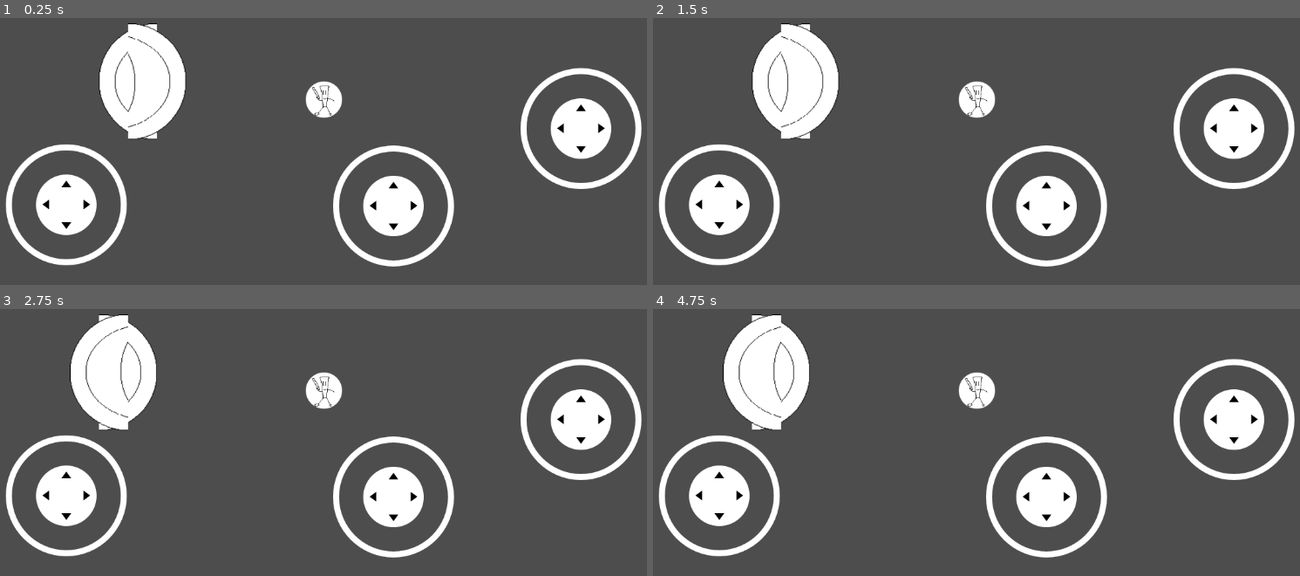
Above: before the commit, frames 1-4 (two rows, left to right).
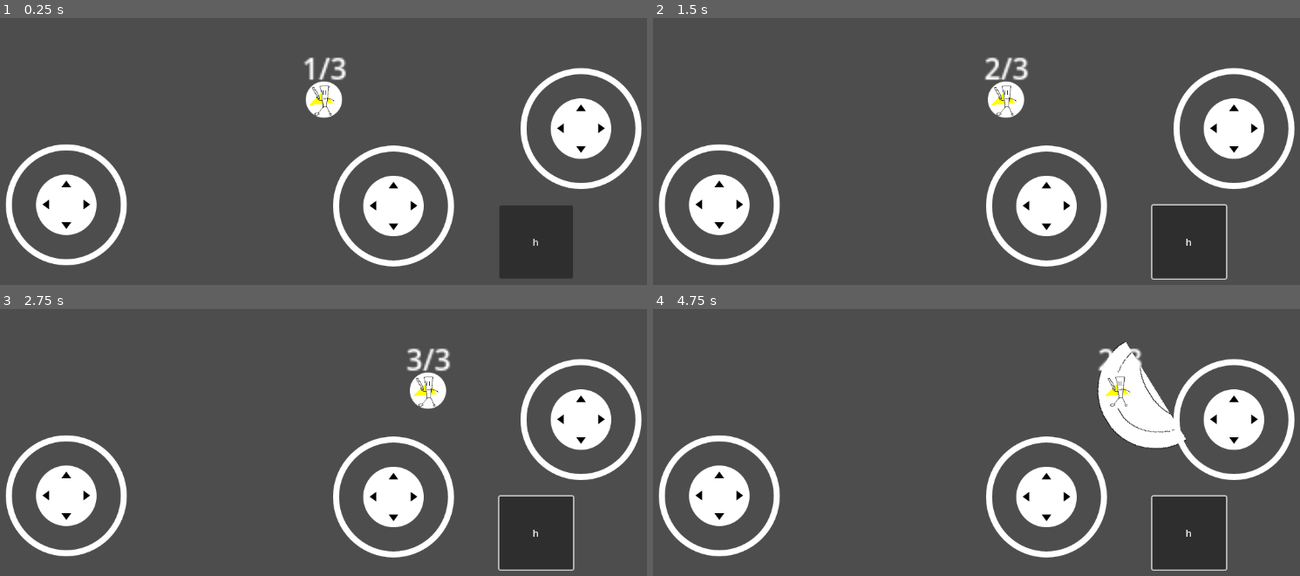
Above: after the commit, the same moments.

Repository: Treidexy/italianfighter
Game: Godot game, scene res://scenes/main.tscn
The game is run twice, just before and just after one commit, with the same random seed, the same clock (stepped at 60 frames per second) and the same inputs.
Inputs (mouse positions are in pixels of both pictures, inside the frame that each line leads up to):
- Up to frame 1 (0.25 s): no input
- Up to frame 2 (1.5 s): click (1190, 242) at 0.5 s, where only the run after the commit has a clickable "h"; tap Enter at 1.25 s; move the mouse to (1131, 79) at 1.27 s; hold D (right) from 1.28 s (still down); click (1131, 79) at 1.42 s
- Up to frame 3 (2.75 s): release D (right) at 2 s; drag from (187, 410) to (291, 469) at 2.02 s
- Up to frame 4 (4.75 s): move the mouse to (outside the picture) at 2.77 s; hold D (right) 2.78-3.5 s; click (outside the picture) at 2.92 s; drag from (944, 469) to (769, 333) at 3.52 s; move the mouse to (1183, 450) at 4.27 s; hold Left (left) from 4.28 s (still down); click (1183, 450) at 4.42 s

The runs differ from the first frame. In frame 1, 7.7% of the frame differs, in the area x 15-89%, y 1-98%; in frame 2, 9.1%; in frame 3, 9.2%; in frame 4, 11%, in the area x 10-89%, y 1-99%.
Error before the commit: Invalid access to property or key 'stat' on a base object of type 'Nil'. (res://scripts/player.gd:13)

Commit message:
hyper und super

Diff:
--- a/scenes/main.tscn
+++ b/scenes/main.tscn
@@ -1,15 +1,13 @@
 [gd_scene load_steps=4 format=3 uid="uid://can3foucqf1xq"]
 
-[ext_resource type="PackedScene" uid="uid://gkkaaufyce68" path="res://scenes/player.tscn" id="1_o5qli"]
-[ext_resource type="PackedScene" uid="uid://cf8nvevksle2l" path="res://scenes/troops/tung/tung_throw.tscn" id="3_sugp2"]
+[ext_resource type="PackedScene" uid="uid://gkkaaufyce68" path="res://scenes/troops/tung/tung_troop.tscn" id="1_o5qli"]
+[ext_resource type="Script" uid="uid://bmr36mnhgd4ds" path="res://scripts/player.gd" id="3_jyhfs"]
 [ext_resource type="PackedScene" uid="uid://dmr0fcamx7t56" path="res://addons/virtual_joystick/virtual_joystick_scene.tscn" id="4_jyhfs"]
 
 [node name="Node2D" type="Node2D"]
 
 [node name="Camera2D" type="Camera2D" parent="."]
 zoom = Vector2(3, 3)
-
-[node name="Player" parent="." instance=ExtResource("1_o5qli")]
 
 [node name="CanvasLayer" type="CanvasLayer" parent="."]
 
@@ -41,5 +39,18 @@
 action_up = "aim_super_up"
 action_down = "aim_super_down"
 
-[node name="TungThrow" parent="." instance=ExtResource("3_sugp2")]
-position = Vector2(-108, -10)
+[node name="Button" type="Button" parent="CanvasLayer"]
+offset_left = 866.0
+offset_top = 499.0
+offset_right = 988.0
+offset_bottom = 620.0
+text = "h"
+
+[node name="Player" type="Node" parent="." node_paths=PackedStringArray("TROOP")]
+script = ExtResource("3_jyhfs")
+TROOP = NodePath("TungTroop")
+metadata/_custom_type_script = "uid://bmr36mnhgd4ds"
+
+[node name="TungTroop" parent="Player" instance=ExtResource("1_o5qli")]
+
+[connection signal="pressed" from="CanvasLayer/Button" to="Player" method="_on_button_pressed"]
--- a/scenes/player.tscn
+++ /dev/null
@@ -1,25 +0,0 @@
-[gd_scene load_steps=5 format=3 uid="uid://gkkaaufyce68"]
-
-[ext_resource type="Texture2D" uid="uid://d27d4fmny001g" path="res://assets/circle.png" id="1_g2els"]
-[ext_resource type="Script" uid="uid://bmr36mnhgd4ds" path="res://scripts/player.gd" id="1_qhqgy"]
-[ext_resource type="Texture2D" uid="uid://cwwv4dlu1cm50" path="res://assets/troops/tung/tung.png" id="3_qlg0r"]
-
-[sub_resource type="CircleShape2D" id="CircleShape2D_g2els"]
-
-[node name="Player" type="CharacterBody2D"]
-motion_mode = 1
-script = ExtResource("1_qhqgy")
-metadata/_custom_type_script = "uid://bmr36mnhgd4ds"
-
-[node name="CollisionShape2D" type="CollisionShape2D" parent="."]
-shape = SubResource("CircleShape2D_g2els")
-
-[node name="CircleSprite" type="Sprite2D" parent="."]
-position = Vector2(3.8743e-07, 2.38419e-07)
-scale = Vector2(0.25, 0.25)
-texture = ExtResource("1_g2els")
-
-[node name="Sprite" type="Sprite2D" parent="."]
-position = Vector2(1, 4.76837e-07)
-scale = Vector2(0.2375, 0.240625)
-texture = ExtResource("3_qlg0r")
--- a/scenes/troops/troop.tscn
+++ /dev/null
@@ -1,18 +0,0 @@
-[gd_scene load_steps=4 format=3 uid="uid://d3jhxycodphtg"]
-
-[ext_resource type="Script" uid="uid://bgxooaxc2ukhi" path="res://scripts/troops/troop.gd" id="1_trolo"]
-[ext_resource type="Texture2D" uid="uid://d27d4fmny001g" path="res://assets/circle.png" id="3_uj477"]
-
-[sub_resource type="CircleShape2D" id="CircleShape2D_8yrpa"]
-
-[node name="Troop" type="Node2D"]
-script = ExtResource("1_trolo")
-metadata/_custom_type_script = "uid://bgxooaxc2ukhi"
-
-[node name="CollisionShape2D" type="CollisionShape2D" parent="."]
-shape = SubResource("CircleShape2D_8yrpa")
-
-[node name="CircleSprite" type="Sprite2D" parent="."]
-position = Vector2(3.8743e-07, 2.38419e-07)
-scale = Vector2(0.25, 0.25)
-texture = ExtResource("3_uj477")
--- a/scenes/troops/tung/tung_slash.tscn
+++ b/scenes/troops/tung/tung_slash.tscn
@@ -3,9 +3,7 @@
 [ext_resource type="Script" uid="uid://cr4k35vtsl71e" path="res://scripts/troops/tung/tung_slash.gd" id="1_6hsx7"]
 [ext_resource type="Texture2D" uid="uid://f5ltou2le1wf" path="res://assets/troops/tung/tung_slash.png" id="2_jpwkj"]
 
-[node name="TungSlash" type="CharacterBody2D"]
-input_pickable = true
-motion_mode = 1
+[node name="TungSlash" type="Area2D"]
 script = ExtResource("1_6hsx7")
 metadata/_custom_type_script = "uid://cr4k35vtsl71e"
 
--- a/scenes/troops/tung/tung_throw.tscn
+++ b/scenes/troops/tung/tung_throw.tscn
@@ -3,8 +3,7 @@
 [ext_resource type="Script" uid="uid://6s6hs2t1pqpa" path="res://scripts/troops/tung/tung_throw.gd" id="1_xognq"]
 [ext_resource type="Texture2D" uid="uid://coowfp3wkp7h0" path="res://assets/troops/tung/tung_throw.png" id="2_xognq"]
 
-[node name="TungThrow" type="CharacterBody2D"]
-input_pickable = true
+[node name="TungThrow" type="Area2D"]
 script = ExtResource("1_xognq")
 metadata/_custom_type_script = "uid://6s6hs2t1pqpa"
 
--- /dev/null
+++ b/scenes/troops/tung/tung_troop.tscn
@@ -0,0 +1,41 @@
+[gd_scene load_steps=7 format=3 uid="uid://gkkaaufyce68"]
+
+[ext_resource type="Texture2D" uid="uid://d27d4fmny001g" path="res://assets/circle.png" id="1_g2els"]
+[ext_resource type="Resource" uid="uid://bn14glurtnv42" path="res://stats/troops/tung/tung_normal.tres" id="2_ykhc8"]
+[ext_resource type="Resource" uid="uid://c5t683uuwpwvq" path="res://stats/troops/tung/tung_hyper.tres" id="3_ax80a"]
+[ext_resource type="Texture2D" uid="uid://cwwv4dlu1cm50" path="res://assets/troops/tung/tung_troop.png" id="3_qlg0r"]
+[ext_resource type="Script" uid="uid://bxnfh3aap2eps" path="res://scripts/troops/tung/tung_troop.gd" id="4_qlg0r"]
+
+[sub_resource type="CircleShape2D" id="CircleShape2D_g2els"]
+
+[node name="TungTroop" type="CharacterBody2D" node_paths=PackedStringArray("AMMO_LABEL")]
+motion_mode = 1
+script = ExtResource("4_qlg0r")
+NORMAL_STAT = ExtResource("2_ykhc8")
+HYPER_STAT = ExtResource("3_ax80a")
+AMMO_LABEL = NodePath("Ammo")
+metadata/_custom_type_script = "uid://bxnfh3aap2eps"
+
+[node name="CollisionShape2D" type="CollisionShape2D" parent="."]
+shape = SubResource("CircleShape2D_g2els")
+
+[node name="CircleSprite" type="Sprite2D" parent="."]
+position = Vector2(3.8743e-07, 2.38419e-07)
+scale = Vector2(0.25, 0.25)
+texture = ExtResource("1_g2els")
+
+[node name="Polygon2D" type="Polygon2D" parent="."]
+color = Color(1, 1, 0, 1)
+polygon = PackedVector2Array(-8, 3, 0, -5, 5, 2)
+
+[node name="Sprite" type="Sprite2D" parent="."]
+position = Vector2(1, 4.76837e-07)
+scale = Vector2(0.2375, 0.240625)
+texture = ExtResource("3_qlg0r")
+
+[node name="Ammo" type="RichTextLabel" parent="."]
+offset_left = -12.0
+offset_top = -29.0
+offset_right = 24.0
+offset_bottom = -6.0
+text = "0/0"
--- a/scripts/player.gd
+++ b/scripts/player.gd
@@ -1,5 +1,5 @@
 class_name Player
-extends CharacterBody2D
+extends Node
 
 @export var TROOP: Troop;
 var main_dir := Vector2(0, 0);
@@ -10,8 +10,8 @@
 	var dy = Input.get_axis("up", "down");
 	var d = Vector2(dx, dy).normalized();
 
-	velocity = d * TROOP.stat.SPEED;
-	move_and_slide();
+	TROOP.velocity = d * TROOP.stat.SPEED;
+	TROOP.move_and_slide();
 
 	# because on mouseUp event, joystick is reset before we can read it :(
 	var x := Input.get_axis('aim_main_left', 'aim_main_right')
@@ -23,7 +23,12 @@
 
 func _input(event: InputEvent) -> void:
 	if event is InputEventMouseButton and event.is_pressed() == false:
-		if main_dir.length() > 0:
+		if main_dir.length() > 0 and TROOP.can_main():
 			TROOP.main(main_dir);
-		if super_dir.length() > 0:
+		if super_dir.length() > 0 and TROOP.can_super():
 			TROOP.zuper(super_dir);
+
+
+func _on_button_pressed() -> void:
+	if TROOP.can_hyper():
+		TROOP.hyper();
--- a/scripts/projectile.gd
+++ b/scripts/projectile.gd
@@ -1,18 +1,30 @@
 class_name Projectile
-extends CharacterBody2D
+extends Area2D
 
 var FATHER: Troop;
-var LIFE: float = 6.9;
-#var VEL: Vector2;
+var life: float = 6.9;
+var velocity: Vector2;
+
+var damage: float = 0;
+
+###
+
+func hit(troop: Troop):
+	FATHER.inflict(self, troop);
+	troop.exflict(self);
+	troop.hp -= damage;
+
+###
 
 func _physics_process(delta: float) -> void:
-	LIFE -= delta;
-	if LIFE < 0:
+	life -= delta;
+	if life < 0:
 		queue_free();
 	#velocity = VEL;
-	move_and_collide(velocity * delta);
+	position += velocity * delta;
 
 func _on_body_entered(body: Node) -> void:
-	print("see " + str(body)); # Replace with function body.
-	if body != FATHER:
-		print("hit " + str(body)); # Replace with function body.
+	print("see " + str(body));
+	if body is Troop and body != FATHER:
+		print("hit " + str(body));
+		hit(body);
--- a/scripts/stat.gd
+++ b/scripts/stat.gd
@@ -3,3 +3,9 @@
 
 @export var SPEED: float;
 @export var MAX_HP: float;
+@export var MAIN_COOLDOWN: float;
+@export var MAIN_RELOAD: float;
+@export var MAX_AMMO: int;
+@export var MAX_SUPER_CHARGE: int;
+@export var MAX_HYPER_CHARGE: int;
+@export var HYPER_DURATION: int;
--- a/scripts/troops/troop.gd
+++ b/scripts/troops/troop.gd
@@ -1,13 +1,73 @@
 class_name Troop
 extends CharacterBody2D
 
-@export var stat: Stat = preload("res://stats/troops/tung/tung_norm.tres");
+@export var NORMAL_STAT: Stat;
+@export var HYPER_STAT: Stat;
+@export var AMMO_LABEL: RichTextLabel;
+
+var stat: Stat;
 var hp: float;
+var in_super: bool;
+var in_hyper: bool;
+
+var _main_cooldown: float;
+var _main_reload: float;
+var _main_ammo: int;
+
+var _super_charge: float;
+var _hyper_charge: float;
+var _hyper_life: float;
+
+###
 
 # normalized Vector2
-func main(dir: Vector2): pass
-func zuper(dir: Vector2): pass
-func hyper(dir: Vector2): pass
+func main(dir: Vector2):
+	_main_cooldown = stat.MAIN_COOLDOWN;
+	_main_reload = stat.MAIN_RELOAD;
+	_main_ammo -= 1;
+func zuper(dir: Vector2):
+	in_super = true;
+func hyper():
+	stat = HYPER_STAT;
+	in_hyper = true;
+	_hyper_life = stat.HYPER_DURATION;
+func end_super():
+	in_super = false;
+	_super_charge = 0;
+func end_hyper():
+	in_hyper = false;
+	_hyper_charge = 0;
+	stat = NORMAL_STAT;
+
+func inflict(projectile: Projectile, troop: Troop):
+	_super_charge += projectile.damage;
+	_hyper_charge += projectile.damage;
+func exflict(projectile: Projectile):
+	pass
+
+###
+
+func can_main() -> bool:
+	return _main_ammo > 0 and _main_cooldown <= 0;
+func can_super() -> bool:
+	return not in_super and _super_charge >= stat.MAX_SUPER_CHARGE;
+func can_hyper() -> bool:
+	return not in_hyper and _hyper_charge >= stat.MAX_HYPER_CHARGE;
 
 func _ready() -> void:
+	stat = NORMAL_STAT;
+	_main_cooldown = stat.MAIN_COOLDOWN;
 	hp = stat.MAX_HP;
+
+func _physics_process(delta: float) -> void:
+	AMMO_LABEL.text = str(_main_ammo) + '/' + str(stat.MAX_AMMO)
+	_main_cooldown -= delta;
+	if _main_ammo < stat.MAX_AMMO:
+		_main_reload -= delta;
+		if _main_reload < 0:
+			_main_reload = stat.MAIN_RELOAD;
+			_main_ammo += 1;
+	if in_hyper and _hyper_life > 0:
+		_hyper_life -= delta;
+		if _hyper_life < 0:
+			end_hyper();
--- a/scripts/troops/tung/tung_stat.gd
+++ b/scripts/troops/tung/tung_stat.gd
@@ -2,4 +2,6 @@
 extends Stat
 
 @export var KB: float;
-var THROW_SPEED: float;
+@export var THROW_SPEED: float;
+@export var MAIN_DAMAGE: float;
+@export var SUPER_DAMAGE: float;
--- a/scripts/troops/tung/tung_throw.gd
+++ b/scripts/troops/tung/tung_throw.gd
@@ -1,12 +1,24 @@
 class_name TungThrow
 extends Projectile
 
-var ROTATE_TIME: float = 0.5;
+@export var ROTATE_TIME: float = 0.5;
+@export var KILL_DIST: float = 5;
+var return_dist: float = 80;
+var die_dist: float = 5;
+var _origen: Vector2;
+var _forward := true;
+var _lerp := 0.7;
 
 func _ready() -> void:
-	spin();
+	_origen = position;
 
-func spin() -> void:
-	while true:
-		await get_tree().create_timer(ROTATE_TIME).timeout;
-		rotate(PI)
+func _physics_process(delta: float) -> void:
+	super(delta);
+	if _forward and position.distance_to(_origen) > return_dist:
+		_forward = false;
+		velocity = -velocity;
+	elif not _forward:
+		rotation = (FATHER.position - position).angle();
+		velocity = velocity.length() * (FATHER.position - position).normalized();
+		if position.distance_to(FATHER.position) < die_dist:
+			queue_free();
--- a/scripts/troops/tung/tung.gd
+++ b/scripts/troops/tung/tung_troop.gd
@@ -1,23 +1,28 @@
-class_name Tung
+class_name TungTroop
 extends Troop
 
 @export var SLASH: PackedScene = preload("res://scenes/troops/tung/tung_slash.tscn");
 @export var THROW: PackedScene = preload("res://scenes/troops/tung/tung_throw.tscn");
 
 func main(dir: Vector2):
+	super(dir);
 	var proj: TungSlash = SLASH.instantiate();
-	get_tree().current_scene.add_child(proj);
 	proj.FATHER = self;
-	proj.LIFE = 0.3;
+	proj.life = 0.3;
 	proj.position = position;
 	proj.rotation = dir.angle();
+	if stat is TungStat:
+		proj.damage = stat.MAIN_DAMAGE;
+	get_tree().current_scene.add_child(proj);
 
 func zuper(dir: Vector2):
+	super(dir);
 	var proj: TungThrow = THROW.instantiate();
-	get_tree().current_scene.add_child(proj);
 	proj.FATHER = self;
-	proj.LIFE = 3.0;
+	proj.life = 3.0;
 	proj.position = position;
 	proj.rotation = dir.angle();
 	if stat is TungStat:
 		proj.velocity = dir * stat.THROW_SPEED;
+		proj.damage = stat.SUPER_DAMAGE;
+	get_tree().current_scene.add_child(proj);
--- /dev/null
+++ b/stats/troops/tung/tung_hyper.tres
@@ -0,0 +1,19 @@
+[gd_resource type="Resource" script_class="TungStat" load_steps=2 format=3 uid="uid://c5t683uuwpwvq"]
+
+[ext_resource type="Script" uid="uid://lvksivvqp37k" path="res://scripts/troops/tung/tung_stat.gd" id="1_a28y0"]
+
+[resource]
+script = ExtResource("1_a28y0")
+KB = 0.0
+THROW_SPEED = 180.0
+MAIN_DAMAGE = 0.0
+SUPER_DAMAGE = 0.0
+SPEED = 80.0
+MAX_HP = 800.0
+MAIN_COOLDOWN = 0.25
+MAIN_RELOAD = 1.0
+MAX_AMMO = 3
+MAX_SUPER_CHARGE = 0
+MAX_HYPER_CHARGE = 0
+HYPER_DURATION = 0
+metadata/_custom_type_script = "uid://lvksivvqp37k"
--- a/stats/troops/tung/tung_norm.tres
+++ b/stats/troops/tung/tung_normal.tres
@@ -4,7 +4,13 @@
 
 [resource]
 script = ExtResource("1_v46ol")
-kb = 0.0
+KB = 0.0
+THROW_SPEED = 180.0
 SPEED = 50.0
 MAX_HP = 800.0
+MAIN_COOLDOWN = 0.25
+MAIN_RELOAD = 1.0
+MAX_AMMO = 3
+MAX_SUPER_CHARGE = 0
+MAX_HYPER_CHARGE = 0
 metadata/_custom_type_script = "uid://lvksivvqp37k"
Renamed: assets/troops/tung/tung.png -> assets/troops/tung/tung_troop.png
Not shown, changed: assets/troops/tung/tung_troop.png.import
Renamed: scripts/troops/tung/tung.gd.uid -> scripts/troops/tung/tung_troop.gd.uid
